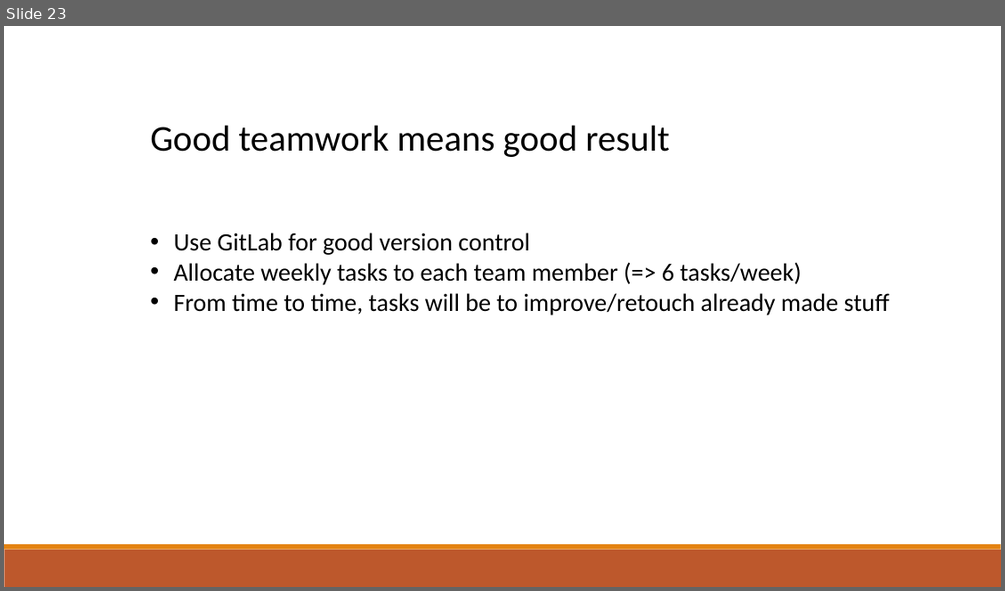
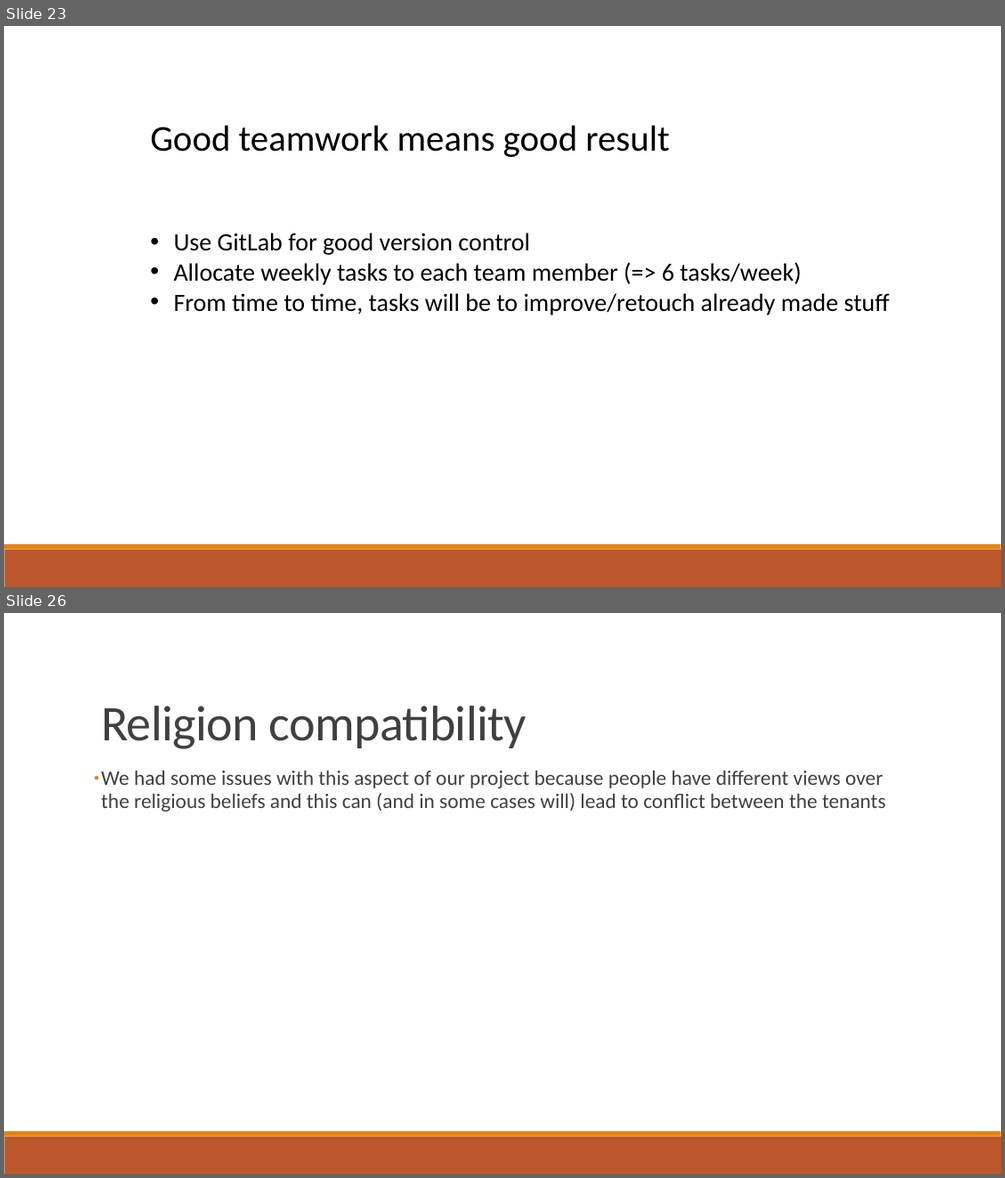
Before and after one commit to dragosthealex/roomies, a slide deck: resources/final_presentation.pptx. Shown one above the other, each under a label of ours: slide 23 before the commit, slides 23 and 26 after it; the slides between them are not shown. The pictures are 1005x591 and 1005x1178 pixels, drawn with LibreOffice and Linux fonts; fonts in the diff are those of the drawing. Boxes give left, top, right and bottom in pixels: in the first picture for what was removed or moved away, otherwise in the second. Text is boxed around its words. In the diff, an @@ line names an element or a change of style, - is before the commit and + after.

```diff
--- a/resources/final_presentation.pptx
+++ b/resources/final_presentation.pptx
@@ slide 26 added at (4,613,1001,1174), background #FFFFFF; not listed: 2 template elements that a slide beside it also shows @@
@@ title added at (101,706,527,749), 48 pt, text #404040 @@
+Religion compatibility
@@ text added at (101,771,886,811), 20 pt, text #404040 @@
+● We had some issues with this aspect of our project because people have different views over the religious beliefs and this can (and in some cases will) lead to conflict between the tenants
```
Also in this commit, not shown: 2 slides changed, 6 other slides added, 2 slides removed.
